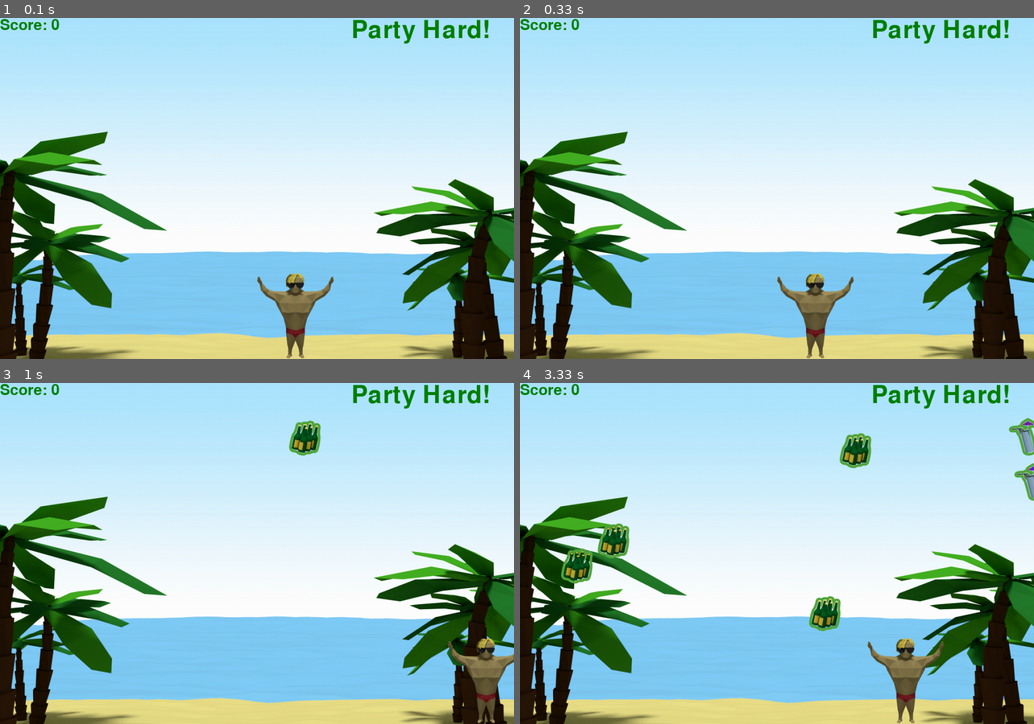
Above: before the commit, frames 1-4 (two rows, left to right).
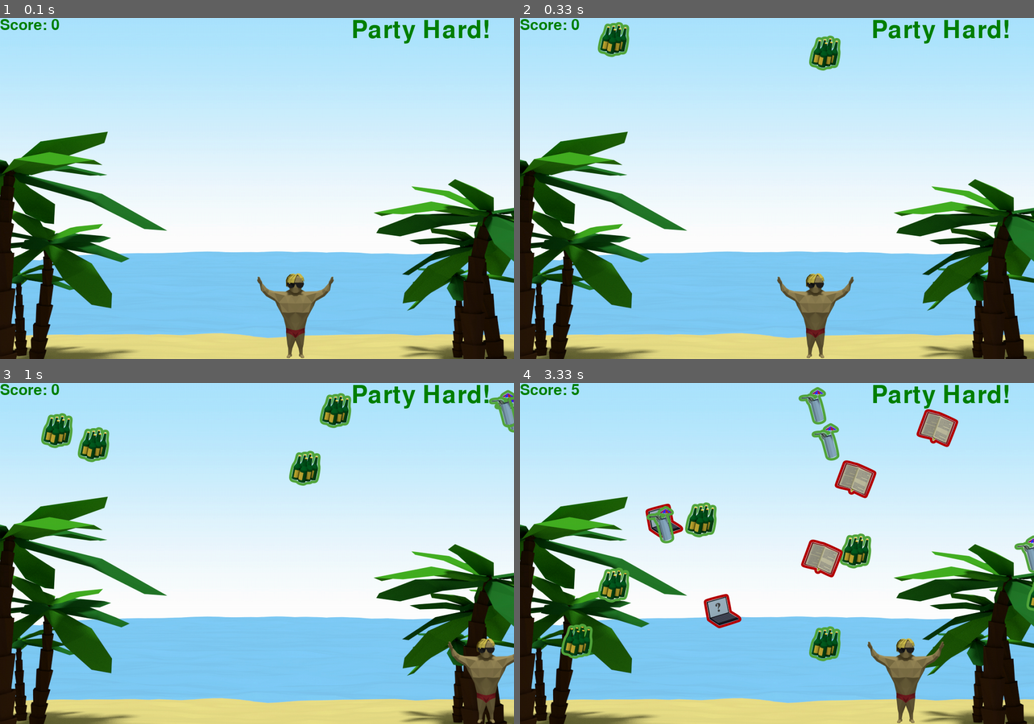
Above: after the commit, the same moments.

Repository: jlee7/ggj2015
Game: pygame game, started from partyhard/main.py
The game is run twice, just before and just after one commit, with the same random seed, the same clock (stepped at 60 frames per second) and the same inputs. The source is Python 2; it was converted automatically to run under Python 3.
Inputs:
- Up to frame 1 (0.1 s): no input
- Up to frame 2 (0.33 s): no input
- Up to frame 3 (1 s): hold D 0.33-0.8 s; hold D from 0.83 s (still down)
- Up to frame 4 (3.33 s): release D at 1.3 s; hold A 1.33-1.87 s; hold A 1.9-2.3 s; hold D 2.33-2.97 s; hold A from 3 s (still down)

Frame 1 is identical in both runs. In frame 2, 1.0% of the frame differs, in the area x 15-63%, y 1-16%; in frame 3, 2.9%; in frame 4, 8.8%, in the area x 8-100%, y 0-82%.

Commit message:
added hardness

Diff:
--- a/partyhard/game_model.py
+++ b/partyhard/game_model.py
@@ -25,7 +25,7 @@
 
     def notify(self, event):
         if isinstance (event, TickEvent):
-            if(event.tick_number % 15 == 0):
+            if(event.tick_number % random.randrange(3,15) == 0):
                 self.spawn_item()
         elif isinstance (event, CollisionEvent):
             if self.partytime:
--- a/partyhard/game_view.py
+++ b/partyhard/game_view.py
@@ -62,8 +62,10 @@
         self.game_over_screen = False
         self.partytime = True # man braucht hier leider ein eigenen party time flag
         # parameters
-        self.item_fall_speed_modifier = 1.0
-
+        self.item_fall_speed_modifier_partytime = 1.0
+        self.item_fall_speed_modifier_studytime = 1.6
+        self.item_fall_speed_modifier_factor = 1.3
+        self.item_fall_speed_modifier = self.item_fall_speed_modifier_partytime
 
     #----------------------------------------------------------------------
 
@@ -123,13 +125,15 @@
                 self.modetext = self.modelist[0]
                 self.study_track.stop()
                 self.party_track.play(-1)
-                self.item_fall_speed_modifier = 1.0
+                self.item_fall_speed_modifier = self.item_fall_speed_modifier_partytime
+                self.item_fall_speed_modifier_studytime = (self.item_fall_speed_modifier_studytime
+                                                            * self.item_fall_speed_modifier_factor)
             else:
                 self.background = pygame.image.load(BACKGROUND_STUDYTIME)
                 self.modetext = self.modelist[1]
                 self.party_track.stop()
                 self.study_track.play(-1)
-                self.item_fall_speed_modifier = 1.6
+                self.item_fall_speed_modifier = self.item_fall_speed_modifier_studytime
             self.itemgroup.update(self.partytime)
 
 
